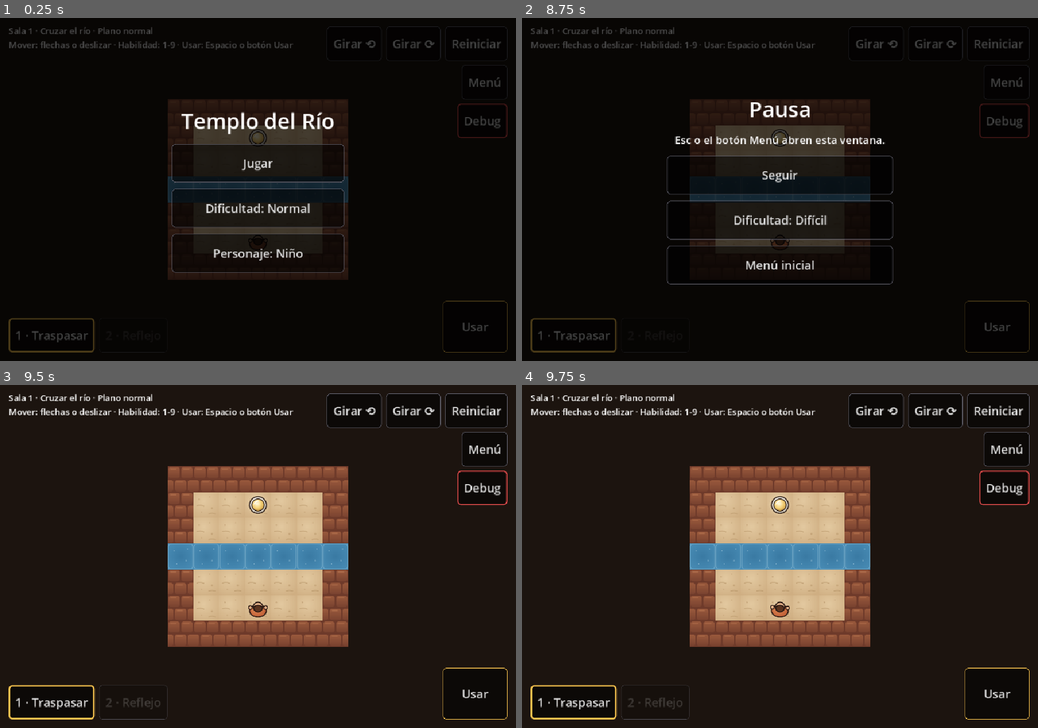
Above: before the commit, frames 1-4 (two rows, left to right).
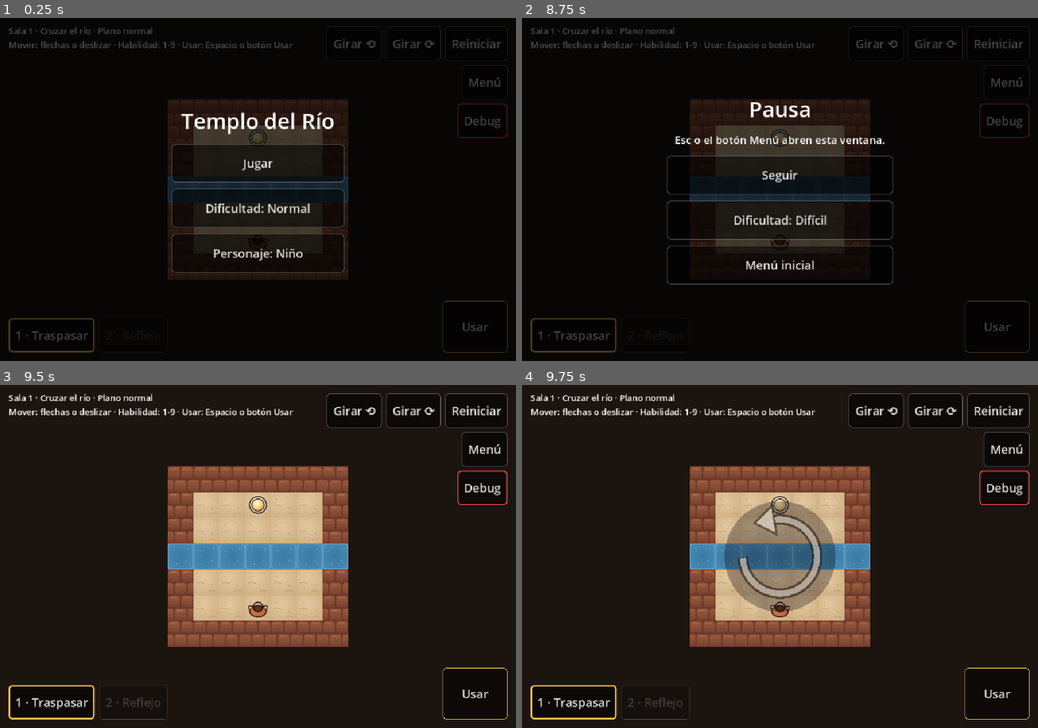
Above: after the commit, the same moments.

Repository: AngeloCS19/Juego
Game: Godot game, scene res://main.tscn
Same seed, same stepped clock (60 frames per second), same inputs: the game is played once before the commit and once after it.
Inputs (mouse positions are in pixels of both pictures, inside the frame that each line leads up to):
- Up to frame 1 (0.25 s): no input
- Up to frame 2 (8.75 s): click "Reiniciar" at 0.5 s; click "Reiniciar" at 1.25 s; click "Reiniciar" at 2 s; click "Jugar" at 2.75 s; click "1 · Traspasar" at 3.5 s; click "Girar ⟲" at 4.25 s; click "Girar ⟳" at 5 s; click "Menú" at 5.75 s; click "Dificultad: Normal" at 6.5 s; click "Debug" at 7.25 s; click "Usar" at 8 s
- Up to frame 3 (9.5 s): click "Seguir" at 8.75 s
- Up to frame 4 (9.75 s): tap Enter at 9.5 s; move the mouse to (893, 539) at 9.52 s; hold Right from 9.53 s (still down); tap R at 9.6 s; click (893, 539) at 9.67 s

Frames 1-3 are identical in both runs. In frame 4, 5.4% of the frame differs, in the area x 39-61%, y 33-67%.

Commit message:
Animación: flecha que rebobina al reiniciar la sala
Co-Authored-By: Claude Opus 5.5 (1M context) <noreply@anthropic.com>
Claude-Session: https://claude.ai/code/session_01FW9kqJQu3akPxuozoXXvar

Diff:
--- a/scripts/cortina.gd
+++ b/scripts/cortina.gd
@@ -2,6 +2,7 @@
 extends Control
 ## Transición entre salas: como un espejo que se cierra. Dos mitades oscuras avanzan desde los bordes
 ## hasta juntarse en el eje (una línea punteada celeste), se carga la sala siguiente y se vuelven a abrir.
+## También dibuja la flecha circular de Reiniciar, que gira hacia atrás como rebobinando.
 
 const DURACION := 0.35  # segundos para cerrar (y otros tantos para abrir)
 const OSCURO := Color(0.05, 0.04, 0.08)
@@ -10,6 +11,10 @@
 var cierre := 0.0:  # 0 abierta, 1 cerrada; el Tween la cambia y cada cambio redibuja
 	set(valor):
 		cierre = valor
+		queue_redraw()
+var flecha := 0.0:  # avance de la animación de Reiniciar, de 0 a 1 (0: no se ve)
+	set(valor):
+		flecha = valor
 		queue_redraw()
 var vertical := false  # true: las mitades vienen de los lados y se juntan en una línea vertical
 
@@ -32,11 +37,23 @@
 	return t
 
 
+## Reiniciar: una flecha circular aparece en el centro, da una vuelta hacia atrás y se desvanece.
+func rebobinar() -> void:
+	mouse_filter = Control.MOUSE_FILTER_STOP
+	var t := create_tween()
+	t.tween_property(self, "flecha", 1.0, 0.7).from(0.0)
+	t.tween_callback(func():
+		flecha = 0.0
+		mouse_filter = Control.MOUSE_FILTER_IGNORE)
+
+
 func activa() -> bool:
 	return mouse_filter == Control.MOUSE_FILTER_STOP
 
 
 func _draw() -> void:
+	if flecha > 0.0:
+		_dibujar_flecha()
 	if cierre <= 0.0:
 		return
 	var s := size
@@ -54,3 +71,28 @@
 		var a := Vector2(s.x / 2, 0) if vertical else Vector2(0, s.y / 2)
 		var b := Vector2(s.x / 2, s.y) if vertical else Vector2(s.x, s.y / 2)
 		draw_dashed_line(a, b, Color(CELESTE, brillo), 4.0, 18.0)
+
+
+## Flecha de casi una vuelta con la punta hacia atrás (sentido antihorario), con el contorno café
+## y el relleno crema de los sprites. Aparece con un saltito, gira una vuelta y se desvanece.
+func _dibujar_flecha() -> void:
+	var alfa := sin(PI * flecha)
+	var escala := 1.0 + 0.25 * sin(PI * minf(flecha * 2.0, 1.0))
+	var centro := size / 2
+	var radio := 56.0 * escala
+	var giro := -TAU * ease(flecha, -2.0)  # arranca y frena suave
+	var inicio := -PI / 2 + giro
+	var fin := inicio + TAU * 0.82
+	draw_circle(centro, radio + 34.0, Color(OSCURO, 0.55 * alfa))
+	var cafe := Color(0.17, 0.1, 0.08, alfa)
+	var crema := Color(0.96, 0.94, 0.89, alfa)
+	draw_arc(centro, radio, inicio + 0.25, fin, 48, cafe, 20.0)
+	draw_arc(centro, radio, inicio + 0.27, fin - 0.02, 48, crema, 11.0)
+	# La punta, en el comienzo del arco, apunta en sentido antihorario (hacia atrás).
+	var base := centro + Vector2.from_angle(inicio + 0.3) * radio
+	var tangente := Vector2.from_angle(inicio + 0.3 - PI / 2)  # dirección antihoraria en la pantalla
+	var normal := Vector2.from_angle(inicio + 0.3)
+	var punta := PackedVector2Array([base + tangente * 30.0 * escala, base + normal * 22.0 * escala, base - normal * 22.0 * escala])
+	draw_colored_polygon(punta, crema)
+	punta.append(punta[0])
+	draw_polyline(punta, cafe, 4.0)
--- a/scripts/main.gd
+++ b/scripts/main.gd
@@ -92,7 +92,7 @@
 	acciones.add_theme_constant_override("separation", 8)
 	acciones.add_child(BarraHabilidades.crear_boton("Girar ⟲", _girar.bind(-1)))
 	acciones.add_child(BarraHabilidades.crear_boton("Girar ⟳", _girar.bind(1)))
-	acciones.add_child(BarraHabilidades.crear_boton("Reiniciar", func(): sala.reiniciar()))
+	acciones.add_child(BarraHabilidades.crear_boton("Reiniciar", _reiniciar))
 	var usar := BarraHabilidades.crear_boton("Usar", func(): barra.usar(sala), BarraHabilidades.COLOR_ACTIVA)
 	usar.custom_minimum_size = Vector2(120, 96)
 
@@ -236,11 +236,20 @@
 		KEY_1, KEY_2, KEY_3, KEY_4, KEY_5, KEY_6, KEY_7, KEY_8, KEY_9:
 			_elegir(evento.keycode - KEY_1)
 		KEY_R:
-			sala.reiniciar()
+			_reiniciar()
 		KEY_Q:
 			_girar(-1)
 		KEY_E:
 			_girar(1)
+
+
+## Reiniciar la sala a pedido del jugador: las reglas vuelven al inicio al instante,
+## y la flecha circular de la cortina gira hacia atrás mientras las piezas regresan a su lugar.
+func _reiniciar() -> void:
+	if _cortina.activa() or sala.cayendo():
+		return
+	sala.reiniciar()
+	_cortina.rebobinar()
 
 
 func _elegir(i: int) -> void:
Not shown, changed: README.md
